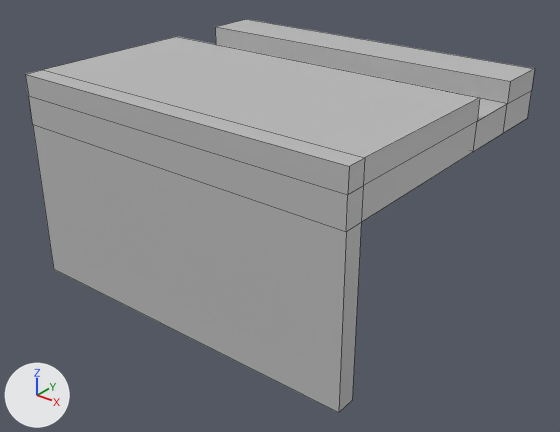
A saved change to the FBX model QuantiumDynamics/Assets/Resources/Models/MDL-Environment/SM_Grated_Floor-1_01.fbx.
Before and after are seen from a camera (50 mm lens) standing at (2.8, -7.6, 2.59) and looking at (-1.82, -1.83, -0.98). The axes (+X, +Y, +Z) are drawn at lower left. The lights are the same throughout. Mesh edges are drawn as thin lines. Where no turn or scale is listed for an object, it has been applied to the vertices.

Script lines for the objects in view, before the commit:
```python
me_mesh = bpy.data.meshes.new('Mesh')
me_mesh.from_pydata(...)  # 34 vertices, 32 faces; spans x -3.83..0.0, y -3.32..0.0, z -1.69..0.52
me_mesh.materials.append(mat_lambert1)  # grey #bcbcbc
ob_floor_02 = bpy.data.objects.new('Floor_02', me_mesh)
ob_floor_02.location = (0.0, 0.0, 0.0)
```
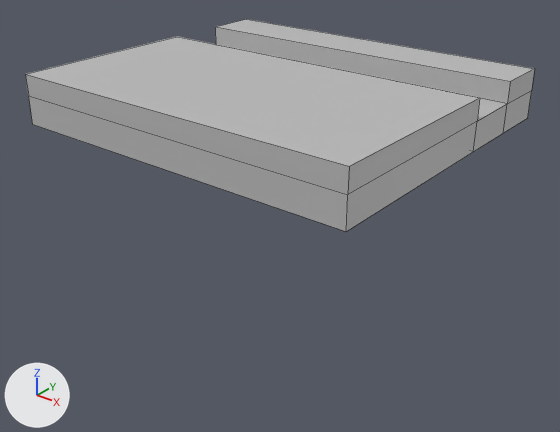
Where the change shows, as pixel boxes (x1, y1, x2, y2) in the pictures (560 x 432 px):
'Floor_02', reshaped (46% shorter): before (25, 19, 535, 413); after (25, 19, 535, 232)
part 1 of me_mesh, cut back: before (33, 37, 455, 413); after (41, 37, 455, 232)

Patch to the scene script:
```diff
--- a/QuantiumDynamics/Assets/Resources/Models/MDL-Environment/SM_Grated_Floor-1_01.fbx.py
+++ b/QuantiumDynamics/Assets/Resources/Models/MDL-Environment/SM_Grated_Floor-1_01.fbx.py
@@ me_mesh @@
 # used by ob_floor_02; location = (0.0, 0.0, 0.0)
-me_mesh.from_pydata(...)  # 34 vertices, 32 faces; spans x -3.83..0.0, y -3.32..0.0, z -1.69..0.52
+me_mesh.from_pydata(...)  # 24 vertices, 22 faces; spans x -3.83..0.0, y -3.32..0.0, z 0.0..0.52
+# me_mesh part 1
+# 10 vertices are removed from x -3.83..0.0, y -3.32..-3.12, z -1.69..0.52
+# 16 faces are deleted
+# 6 new faces join them
 me_mesh.materials.append(mat_lambert1)
```
